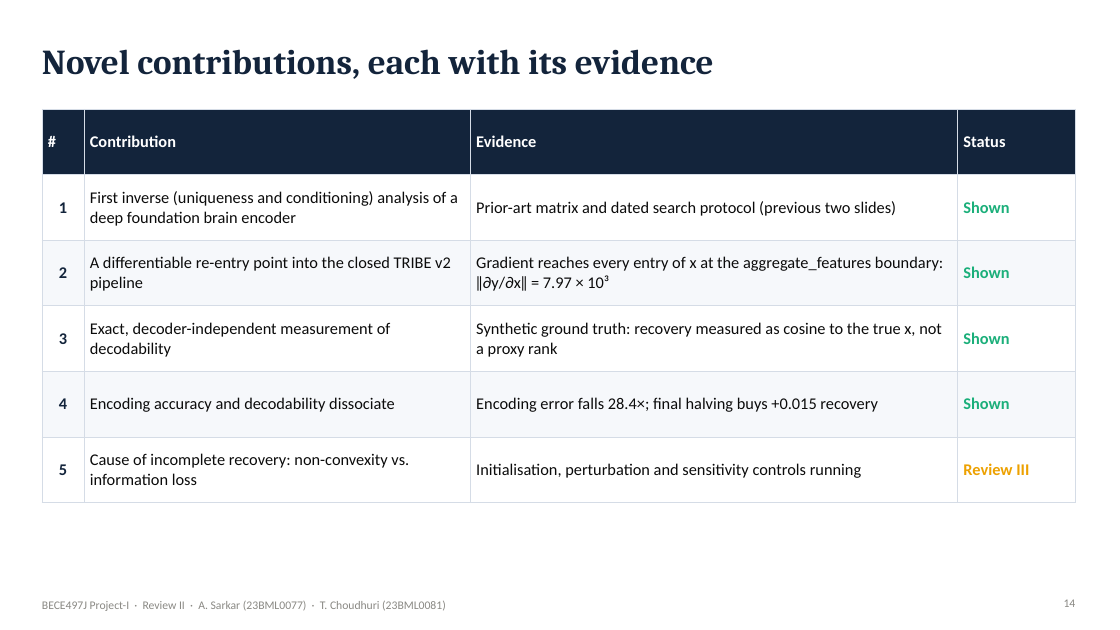
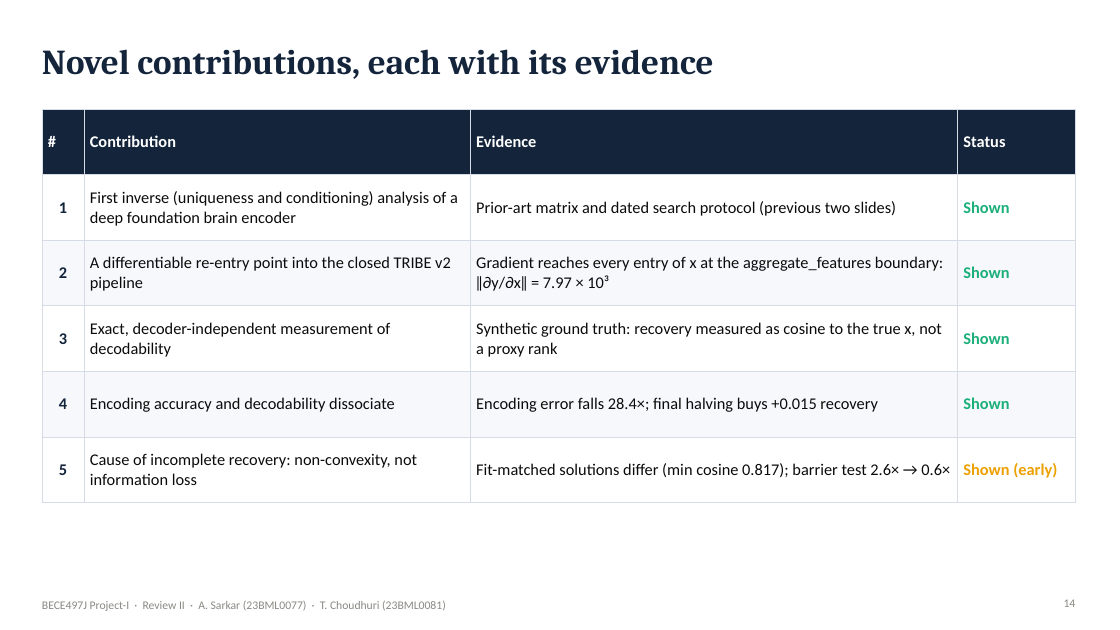
Before and after one commit to Ivxn404/semantic-decoding-tribe-inversion, a slide deck: slide 14 of deck/Review2_Sarkar_Choudhuri.pptx. Drawn at 1120x630 pixels with LibreOffice and Linux fonts; fonts in the diff are those of the drawing. Boxes give left, top, right and bottom in pixels: in the first picture for what was removed or moved away, otherwise in the second. Text is boxed around its words. In the diff, an @@ line names an element or a change of style, - is before the commit and + after.

Commit message:
Update Review II and Review III decks with additional results

```diff
--- a/deck/Review2_Sarkar_Choudhuri.pptx
+++ b/deck/Review2_Sarkar_Choudhuri.pptx
@@ table at [42, 109, 1075, 489] @@
-row 6: 5 | Cause of incomplete recovery: non-convexity vs. information loss | Initialisation, perturbation and sensitivity controls running | Review III
+row 6: 5 | Cause of incomplete recovery: non-convexity, not information loss | Fit-matched solutions differ (min cosine 0.817); barrier test 2.6× → 0.6× | Shown (early)
```
Also in this commit, not shown: 2 other slides changed, 6 slides added, 3 other files.
